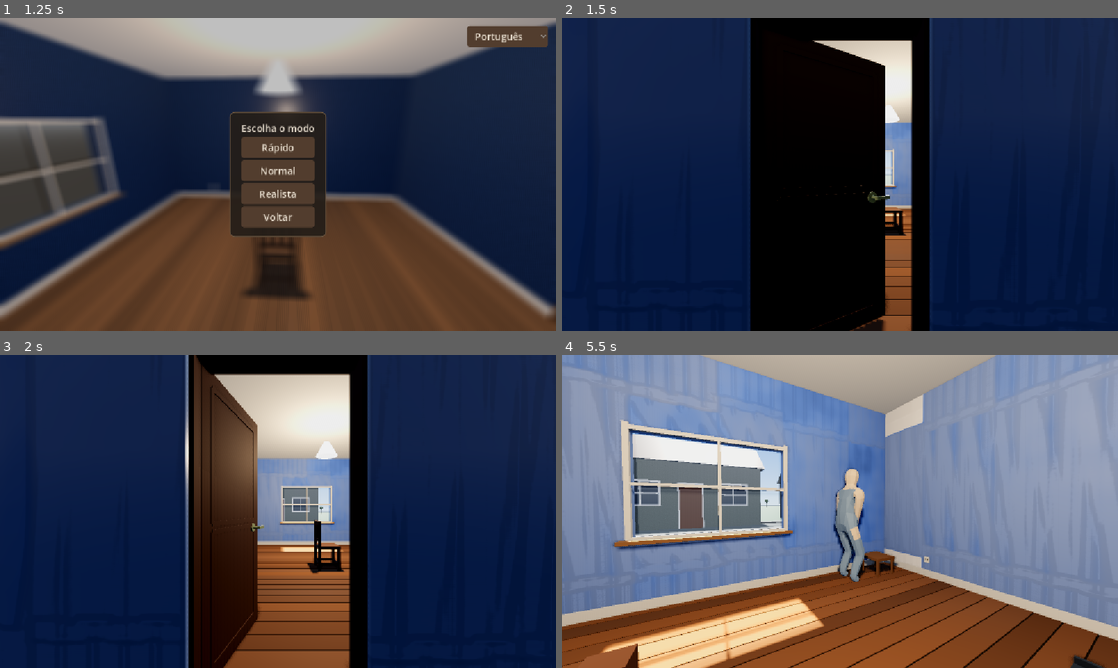
Above: before the commit, frames 1-4 (two rows, left to right).
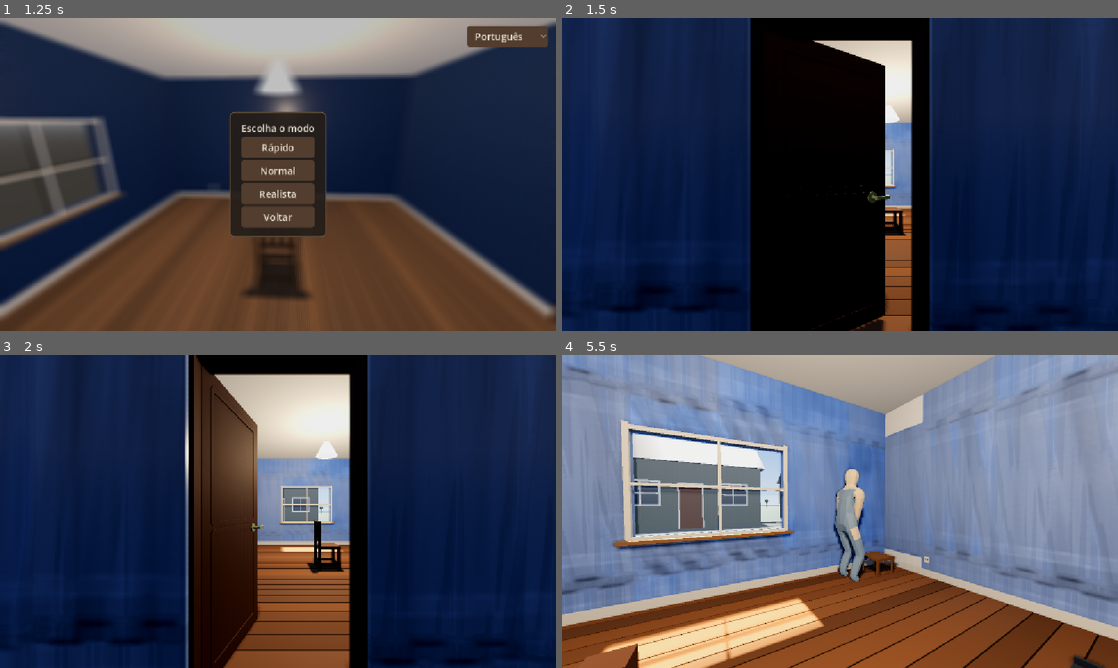
Above: after the commit, the same moments.

Repository: CaioLeonardoSch/watching-paint-dry
Game: Godot game, scene res://scenes/menu_principal.tscn
The game is run twice, just before and just after one commit, with the same random seed, the same clock (stepped at 60 frames per second) and the same inputs.
Inputs (mouse positions are in pixels of both pictures, inside the frame that each line leads up to):
- Up to frame 1 (1.25 s): click "Jogar" at 0.5 s
- Up to frame 2 (1.5 s): click "Normal" at 1.25 s
- Up to frame 3 (2 s): no input
- Up to frame 4 (5.5 s): move the mouse to (867, 511) at 2.02 s; move the mouse to (812, 511) at 2.77 s; move the mouse to (851, 505) at 3.52 s; move the mouse to (834, 517) at 4.27 s; move the mouse to (878, 514) at 5.02 s

Frame 1 is identical in both runs. In frame 2, 1.1% of the frame differs, in the area x 9-93%, y 85-100%; in frame 3, 1.0%; in frame 4, 2.0%, in the area x 0-100%, y 3-79%.

Commit message:
fix: a marca do rolo segue a umidade da tinta, nao o numero da demao
Queixa antiga do Caio, repetida: a parede nao fecha homogenea, as linhas de
tinta ficam muito marcadas.

A causa era uma inversao. A marca era modulada por `k_valor`, que CRESCE
conforme seca: a parede ficava lisa molhada e as listras apareciam no auge
exatamente quando ela terminava de secar. E a atenuacao era por numero de demao
(1,0 / 0,5 / 0,0), entao a 1a e a 2a secavam listradas e ficavam assim ate a
demao seguinte cobrir.

Agora quem manda e a umidade do filme: marca cheia enquanto fresco, caindo pro
residuo da demao conforme seca. `suavidade_*` virou `residuo_*` (o que sobra
depois de seca, RESIDUO_PRIMEIRA = 0,16 caindo a zero na ultima).

⚠️ Ganhou tambem `marca_fresca` = 1/(n+1), e isso nao e gosto: a mascara
acumulada guarda o relevo de TODAS as demaos e o passa-alta tira o nivel, nao a
amplitude. Sem compensar, a 3a demao fresca crushava em PRETO nas emendas de
faixa (minimo de luminancia 0,000 no render).

Medido no render, desvio padrao da luminancia:

  demao 1: fresca 0,0227 -> seca 0,0063 (faixa 0,041)
  demao 2: fresca 0,0204 -> seca 0,0049 (faixa 0,030)
  demao 3: fresca 0,0194 -> seca 0,0045 (faixa 0,019)

Fresca marca ~4x mais que seca, e cada demao fecha mais lisa que a anterior.

Diff:
--- a/scripts/parede_pintavel.gd
+++ b/scripts/parede_pintavel.gd
@@ -102,6 +102,16 @@
 ## só pra carga (a acumulada tem B e A livres). Ver SECAGEM §5.3 e §5.4.
 const COBERTURA_MIN: float = 0.0
 const COBERTURA_MAX: float = 0.20
+
+## Quanto da marca do rolo a PRIMEIRA demão deixa pra sempre, como fração de
+## `forca_marca` do shader. As demais caem proporcionalmente até zero na última
+## (ver `residuo_marca`).
+##
+## É o botão de "quão homogênea a parede fica quando seca". 0,0 deixa as três
+## demãos secando perfeitamente lisas; subir demais traz de volta a queixa que
+## esta rodada veio consertar. 0,16 é o suficiente pra a 1ª demão sobre reboco
+## cru não parecer tinta de fábrica, e some na 3ª.
+const RESIDUO_PRIMEIRA: float = 0.16
 
 ## Quanto cada demão nova atrasa a secagem, uniformemente. É real: o substrato
 ## vai selando e absorve menos água a cada camada. Entra como fator explícito
@@ -286,11 +296,12 @@
 	material.set_shader_parameter("tempo_decorrido", 0.0)
 	# Cada demão deixa a superfície mais uniforme — mas só ATRÁS DO ROLO. Os dois
 	# valores são o que a parede mostra antes e depois desta camada cobrir; o
-	# shader escolhe entre eles pela `cobertura`. Ver `suavidade_anterior` lá.
-	material.set_shader_parameter("suavidade_anterior",
-		suavidade_marca(numero_demao - 1, total_demaos))
-	material.set_shader_parameter("suavidade_demao",
-		suavidade_marca(numero_demao, total_demaos))
+	# shader escolhe entre eles pela `cobertura`. Ver `residuo_anterior` lá.
+	material.set_shader_parameter("residuo_anterior",
+		residuo_marca(numero_demao - 1, total_demaos))
+	material.set_shader_parameter("residuo_demao",
+		residuo_marca(numero_demao, total_demaos))
+	material.set_shader_parameter("marca_fresca", forca_fresca(numero_demao))
 
 	# Desloca a amostra da mancha desta demão. Sem isto a 2ª demão secaria com
 	# exatamente o mesmo desenho de nuvens da 1ª, e o truque se denunciaria na
@@ -300,17 +311,39 @@
 		Vector2(randf() * folga, randf() * folga))
 
 
-## Quanto da marca do rolo ainda aparece depois da demão `numero` (0 = primeira).
-##
-## Fecha em ZERO na última: a recompensa de três demãos é a parede ficar lisa.
-## A curva antiga era `1 / (1 + n * 0.9)`, que parava em 0,36 na terceira — a
-## marca da PRIMEIRA demão continuava aparecendo na parede acabada.
-##
-## `numero` negativo devolve 1,0 de propósito: é o "antes da 1ª demão", quando o
-## que está na parede é reboco cru e nada foi alisado ainda.
-static func suavidade_marca(numero: int, total: int) -> float:
+## Quanto da marca do rolo SOBRA depois de a demão `numero` secar (0 = primeira),
+## como fração de `forca_marca`.
+##
+## ⚠️ Isto substituiu `suavidade_marca` em 06/08/2026. A função antiga devolvia
+## 1,0 / 0,5 / 0,0 e era a marca INTEIRA da demão, não um resíduo — combinada com
+## o `k_valor` do shader, a parede secava **listrada** e só alisava quando a
+## demão seguinte cobria. A queixa do Caio era exatamente essa: o resultado final
+## não fica homogêneo.
+##
+## Agora quem manda na marca é a umidade do filme (ver `tinta_secando`), e isto
+## aqui é só o quanto fica pra sempre. Fecha em ZERO na última demão: a
+## recompensa de três demãos é a parede ficar lisa de verdade.
+##
+## `numero` negativo devolve o resíduo cheio de propósito — é o "antes da 1ª
+## demão", quando o que está na parede é reboco cru. Na prática dá zero mesmo
+## assim, porque a máscara acumulada ainda está vazia e o relevo é 0.
+static func residuo_marca(numero: int, total: int) -> float:
 	var ultima: float = float(maxi(total - 1, 1))
-	return clampf(1.0 - float(numero) / ultima, 0.0, 1.0)
+	var restante: float = clampf(1.0 - float(numero) / ultima, 0.0, 1.0)
+	return RESIDUO_PRIMEIRA * restante
+
+
+## Quanto a marca da demão `numero` vale enquanto o filme está FRESCO, de 0 a 1.
+##
+## ⚠️ Não é gosto, é compensação. A máscara acumulada guarda o relevo de todas as
+## demãos, e o passa-alta do shader tira o nível mas não a amplitude: medido no
+## render, a variação de uma demão fresca subia 0,022 → 0,035 → 0,047 da 1ª pra
+## 3ª. Sem dividir, a 3ª demão fresca crushava em preto nas emendas de faixa.
+##
+## `1/(n+1)` também é o comportamento certo: cada demão nova cai sobre uma
+## superfície mais lisa, então marca menos que a anterior.
+static func forca_fresca(numero: int) -> float:
+	return 1.0 / float(maxi(numero, 0) + 1)
 
 
 ## Carimba o rastro do rolo. `de`/`para` são UV 0-1 na parede; `instante` é
--- a/shaders/tinta_secando.gdshader
+++ b/shaders/tinta_secando.gdshader
@@ -106,19 +106,41 @@
 // ~0,6 pra 0 ao longo da borda, e o gradiente é medido num passo de carimbo.
 uniform float escala_bead = 3.0;
 
-// Quanto a marca do rolo aparece. Cai a cada demão (ver iniciar_demao): a
-// primeira camada sobre reboco cru mostra bastante variação, a última fecha
-// lisa — que é como parede pintada de verdade se comporta.
-//
-// ⚠️ São DOIS valores, e isso não é redundância. `suavidade_anterior` é o
-// quanto a marca aparece no que JÁ ESTÁ na parede; `suavidade_demao` é o quanto
-// ela vai aparecer depois que ESTA demão cobrir. Com um valor só, o degrau
-// entre as duas era aplicado na parede inteira no frame em que a demão trocava
-// — e a parede alisava de uma vez, antes de o rolo encostar nela. Agora o
-// degrau entra junto com `cobertura`, ou seja, atrás do rolo.
-uniform float suavidade_anterior = 1.0;
-uniform float suavidade_demao = 1.0;
-uniform float forca_marca = 0.09;
+// Quanto a marca do rolo aparece com a tinta AINDA FRESCA.
+//
+// ⚠️ **Invertido em 06/08/2026, a pedido do Caio.** Antes a marca era modulada
+// por `k_valor`, que CRESCE conforme seca: a parede ficava lisa molhada e as
+// listras apareciam no auge justamente quando ela secava. O acabamento é o que
+// mais se olha neste jogo, e ele terminava listrado.
+//
+// O certo é o que se vê pintando de verdade: enquanto o filme está fresco as
+// passadas são bem visíveis (espessura e brilho diferentes faixa a faixa), e
+// conforme ele nivela e seca a parede fecha homogênea. Aí a demão seguinte
+// entra por cima com marca visível de novo, e fecha homogênea de novo.
+uniform float forca_marca = 0.12;
+
+// Quanto da marca SOBRA depois de seca, como fração de `forca_marca`.
+//
+// ⚠️ São DOIS valores, e isso não é redundância. `residuo_anterior` é o que a
+// camada de baixo (já seca) ainda mostra; `residuo_demao` é o que ESTA demão
+// vai mostrar quando secar. Com um valor só, o degrau entre as duas era
+// aplicado na parede inteira no frame em que a demão trocava — e a parede
+// alisava de uma vez, antes de o rolo encostar nela. Separados, o degrau entra
+// junto com `cobertura`, ou seja, atrás do rolo.
+//
+// Cai a cada demão (ver `parede_pintavel.gd::residuo_marca`): a primeira camada
+// sobre reboco cru não fecha perfeita, a última fecha lisa.
+uniform float residuo_anterior = 0.0;
+uniform float residuo_demao = 0.0;
+
+// Quanto a marca FRESCA desta demão vale, de 0 a 1.
+//
+// ⚠️ Existe porque `relevo` é a máscara ACUMULADA: ele guarda o relevo de todas
+// as demãos, e o passa-alta tira o nível mas não a amplitude. Medido no render,
+// a variação de uma demão fresca ia 0,022 → 0,035 → 0,047 da 1ª pra 3ª. Sem
+// compensar, a 3ª demão fresca **crushava em preto** nas emendas de faixa.
+// Quem preenche é `parede_pintavel.gd::forca_fresca`.
+uniform float marca_fresca = 1.0;
 
 // Faixa da carga gravada que conta como "coberto".
 //
@@ -406,8 +428,20 @@
 	// `mix` deixa ver. Demão nova não alisa o que ela ainda não cobriu.
 	float relevo_rel = (relevo - relevo_largo) / max(espessura_demao, 1e-4);
 	float marca_base = relevo_rel * forca_marca * nitidez;
-	float marca_anterior = marca_base * suavidade_anterior;
-	float marca_nova     = marca_base * suavidade_demao;
+
+	// ⚠️ A marca segue a UMIDADE, não o número da demão (ver `forca_marca`).
+	// Cheia com o filme fresco, caindo pro resíduo desta demão conforme seca.
+	// A faixa começa em 0,25 porque antes disso a tinta ainda está escorrendo e
+	// nivelando — e termina em 0,88, junto com `k_valor`, pra a parede não
+	// continuar mudando depois de a cor já ter parado.
+	float k_fresca = 1.0 - smoothstep(0.25, 0.88, fracao);
+	float marca_nova = marca_base * mix(residuo_demao, marca_fresca, k_fresca);
+	// a camada de baixo já secou faz tempo: dela só sobra o resíduo
+	float marca_anterior = marca_base * residuo_anterior;
+	// teto duro: sem ele o pico do relevo estourava `1.0 - marca` pra negativo e
+	// a emenda entre faixas virava mancha PRETA na parede
+	marca_nova     = clamp(marca_nova,     -0.45, 0.45);
+	marca_anterior = clamp(marca_anterior, -0.45, 0.45);
 
 	// Onde a demão anterior falhou, o reboco continua aparecendo — e continua
 	// aparecendo DURANTE esta demão, até o rolo passar por cima daquele ponto.
@@ -415,7 +449,9 @@
 	// trocas de valor de saturação.
 	vec3 base_anterior = mix(cor_crua.rgb, cor_anterior.rgb, cob_anterior)
 		* (1.0 - marca_anterior);
-	cor_nova *= (1.0 - marca_nova * k_valor);
+	// ⚠️ Sem `k_valor` aqui. Era ele que fazia a marca só aparecer DEPOIS de
+	// secar — o defeito que esta rodada veio consertar.
+	cor_nova *= (1.0 - marca_nova);
 
 	// Manchado de tinta secando é mais diferença de BRILHO que de cor — por
 	// isso aqui a cor leva metade do peso que a rugosidade leva lá embaixo.
Not shown, changed: PLANO-SECAGEM-E-QUARTO.md
Not shown, changed: PROJETO.md
